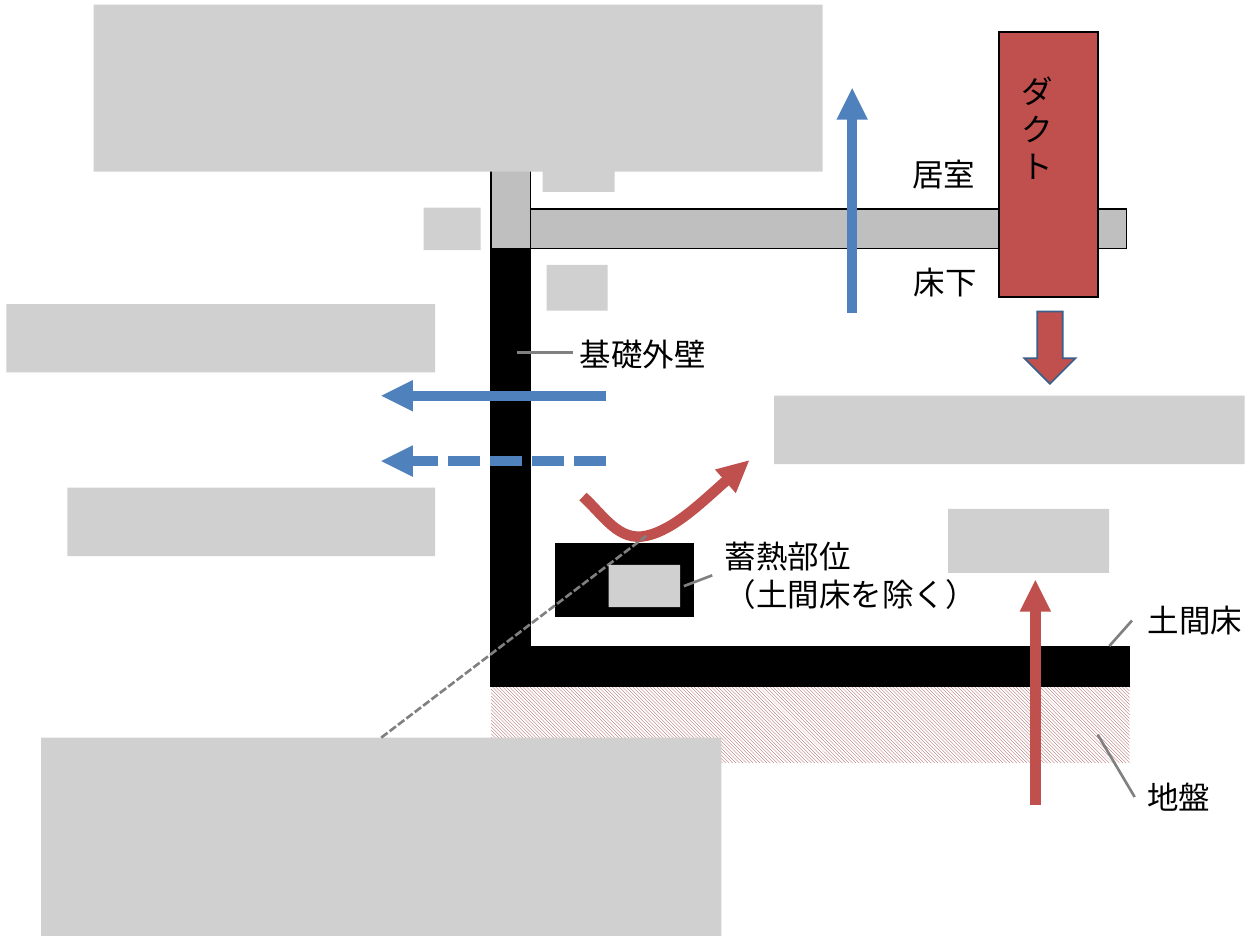
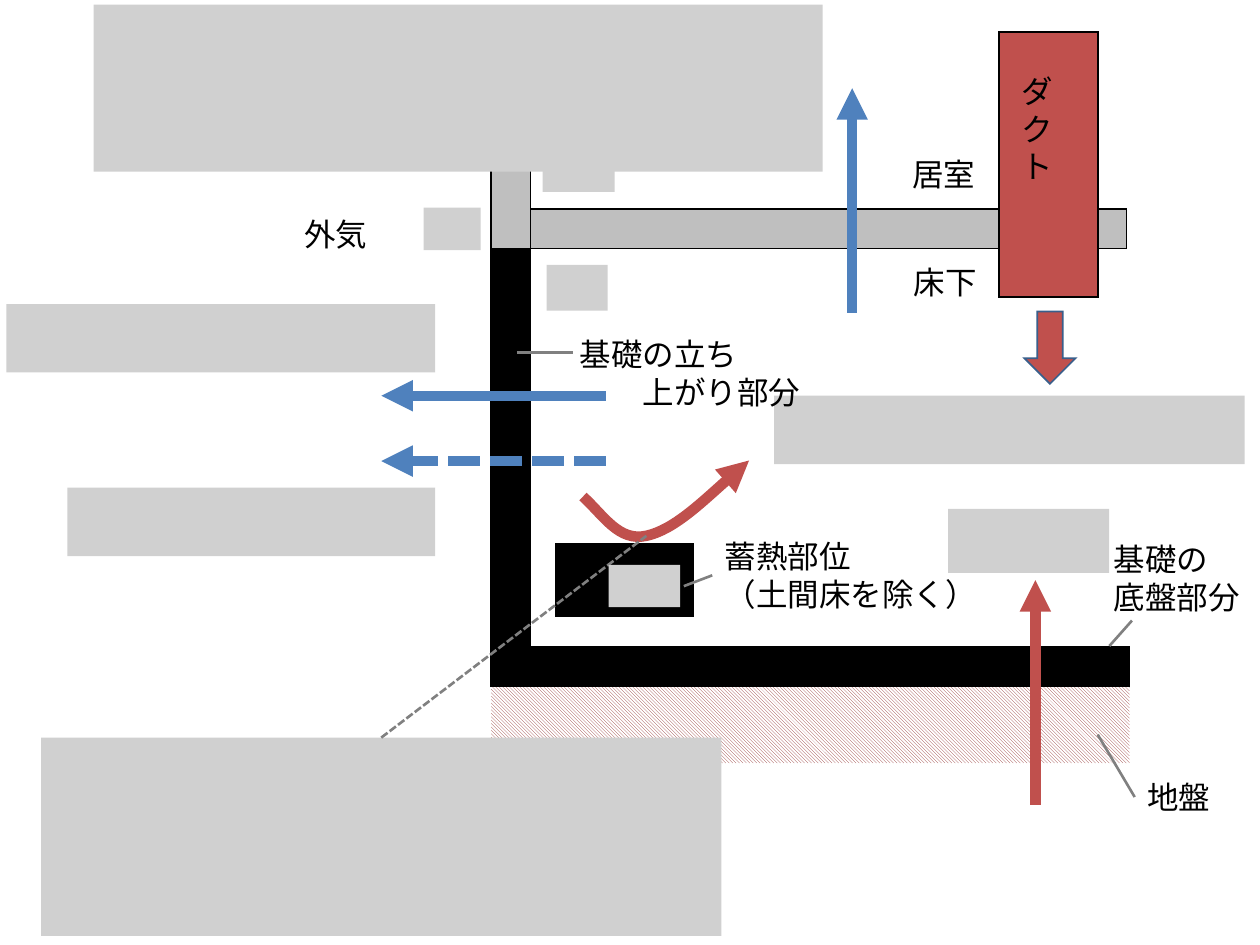
Before and after one commit to HiromiHabara/Test, a slide deck: slide 1 of Air_Based_Solar_System/_09_Natural_Energy_System/Basis/Sketch_of_Heat_Balance_of_Underfloor_Original.pptx. Drawn at 1260x945 pixels with LibreOffice and Linux fonts; fonts in the diff are those of the drawing; grey boxes stand for pictures. Boxes give left, top, right and bottom in pixels: in the first picture for what was removed or moved away, otherwise in the second. Text is boxed around its words. In the diff, an @@ line names an element or a change of style, - is before the commit and + after.

```diff
--- a/Air_Based_Solar_System/_09_Natural_Energy_System/Basis/Sketch_of_Heat_Balance_of_Underfloor_Original.pptx
+++ b/Air_Based_Solar_System/_09_Natural_Energy_System/Basis/Sketch_of_Heat_Balance_of_Underfloor_Original.pptx
@@ text added at box(304, 219, 367, 249), 18 pt, text #000000 @@
+外気
@@ text at box(580, 339, 801, 413): text changed @@
-基礎外壁
+基礎の立ち
+上がり部分
@@ text at box(1114, 544, 1240, 612): text changed @@
-土間床
+基礎の
+底盤部分
```
Also in this commit, not shown: 1 other slide changed, 4 other files.
